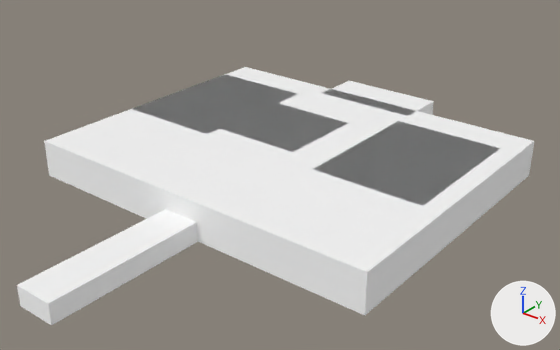
A saved change to the glTF model models/creatures/stingray/model.gltf.
One viewpoint serves both versions: a 50 mm camera at (1.43, -1.84, 1.19) aimed at (-0.12, 0.1, -0.01). Lighting does not change. The marker at lower right points along +X, +Y and +Z. The picture after the commit comes second. Vertices at exactly the same position are counted once.
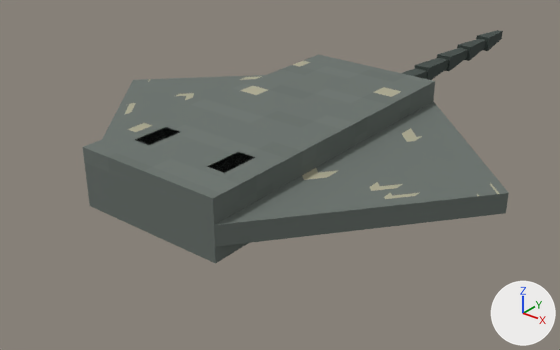
The change, as a list of edits to the scene's bpy script:
```text
Add img_body_png:
    img_body_png = load_image('body.png', 'textures/body.png', 256, 256, 'sRGB')
Change mat_body:
    remove # nodes: BsdfPrincipled, OutputMaterial
    remove # colours: white #ffffff
    nodes: BsdfPrincipled, Math x2, OutputMaterial, TexImage
    uses the picture img_body_png
Change me_mesh_0:
    used by ob_mesh; location = (0.0, 0.0, 0.0)
    remove me_mesh_0.from_pydata(...)  # 48 vertices, 72 faces; spans x -0.62..0.62, y -1.0..0.62, z 0.06..0.19
    add me_mesh_0.from_pydata(...)  # 140 vertices, 292 faces; spans x -0.75..0.75, y -0.62..1.62, z 0.12..0.31
    me_mesh_0 part 1: a new loose piece, a box spanning x -0.25..0.25, y -0.62..0.5, z 0.12..0.31, in mat_body
    me_mesh_0 part 2: a new loose piece, a box spanning x -0.175..-0.112, y -0.5..-0.375, z 0.25..0.312, in mat_body
    me_mesh_0 part 3: a new loose piece, a box spanning x 0.112..0.175, y -0.5..-0.375, z 0.25..0.312, in mat_body
    me_mesh_0 part 4: the loose piece of 8 vertices spanning x -0.19..0.19, y 0.44..0.62, z 0.06..0.19 is scaled about its middle by (0.167, 1, 0.4), then moved by (-0.01, 0.06, 0.06)
    me_mesh_0 part 5: the loose piece of 8 vertices spanning x -0.25..0.06, y -0.06..0.25, z 0.06..0.19 is scaled about its middle by (0.188, 0.6, 0.4), then moved by (0.09, 0.69, 0.06)
    me_mesh_0 part 6: the loose piece of 8 vertices spanning x -0.62..0.62, y -0.5..0.5, z 0.06..0.19 is scaled about its middle by (0.044, 0.188, 0.4), then moved by (-0.01, 0.97, 0.06)
    me_mesh_0 part 7: the loose piece of 8 vertices spanning x 0.19..0.56, y -0.12..0.38, z 0.12..0.19 is scaled about its middle by (0.137, 0.375, 0.8), then moved by (-0.38, 1.03, 0.03)
    me_mesh_0 part 8: the loose piece of 8 vertices spanning x -0.62..-0.25, y -0.12..0.38, z 0.12..0.19 is scaled about its middle by (0.127, 0.375, 0.8), then moved by (0.43, 1.22, 0.03)
    me_mesh_0 part 9: the loose piece of 8 vertices spanning x -0.25..0.06, y -0.06..0.25, z 0.06..0.19 is copied, and the copy is scaled about its middle by (0.14, 0.6, 0.4), then moved by (0.09, 1.44, 0.06); it spans x -0.04..0.03, y 1.44..1.62, z 0.16..0.22
    me_mesh_0 part 10: a new loose piece of 34 vertices spanning x -0.75..-0.25, y -0.62..0.5, z 0.17..0.24, in mat_body
    me_mesh_0 part 11: a new loose piece of 34 vertices spanning x 0.25..0.75, y -0.62..0.5, z 0.17..0.24, in mat_body
    me_mesh_0 part 12: the loose piece of 8 vertices spanning x -0.06..0.06, y -1.0..-0.5, z 0.06..0.12 is deleted
```

Location of each change, (x1, y1, x2, y2) in pixels of the pictures (560 x 350 px; the box of a moved part takes in the faces that stretch with it):
'mesh', surface changed, reshaped (18% narrower, 9% shorter): before (17, 67, 534, 325); after (83, 30, 509, 264)
part 1 of me_mesh_0, added: after (83, 54, 435, 264)
part 2 of me_mesh_0, added: after (136, 127, 179, 145)
part 3 of me_mesh_0, added: after (207, 152, 255, 173)
part 4 of me_mesh_0, moved or reshaped (not visible afterwards): before (323, 81, 434, 116)
part 5 of me_mesh_0, moved or reshaped: before (220, 103, 348, 152); after (402, 68, 427, 79)
part 6 of me_mesh_0, moved or reshaped: before (44, 67, 534, 315); after (415, 58, 448, 80)
part 7 of me_mesh_0, moved or reshaped: before (313, 121, 500, 206); after (437, 48, 468, 71)
part 8 of me_mesh_0, moved or reshaped: before (132, 75, 297, 134); after (457, 39, 486, 61)
part 9 of me_mesh_0, added: after (476, 30, 503, 51)
part 10 of me_mesh_0, added: after (103, 75, 265, 139)
part 11 of me_mesh_0, added: after (214, 102, 509, 247)
part 12 of me_mesh_0, deleted: before (17, 209, 198, 325)
